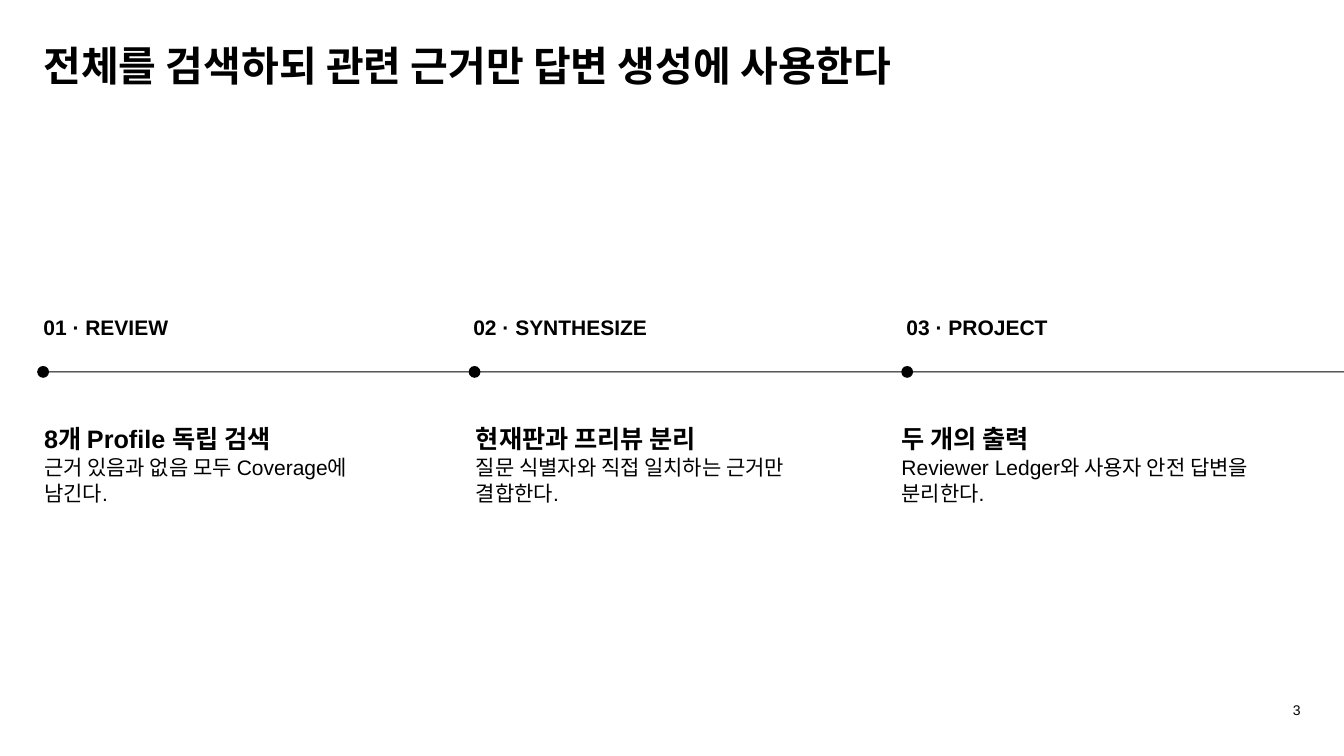
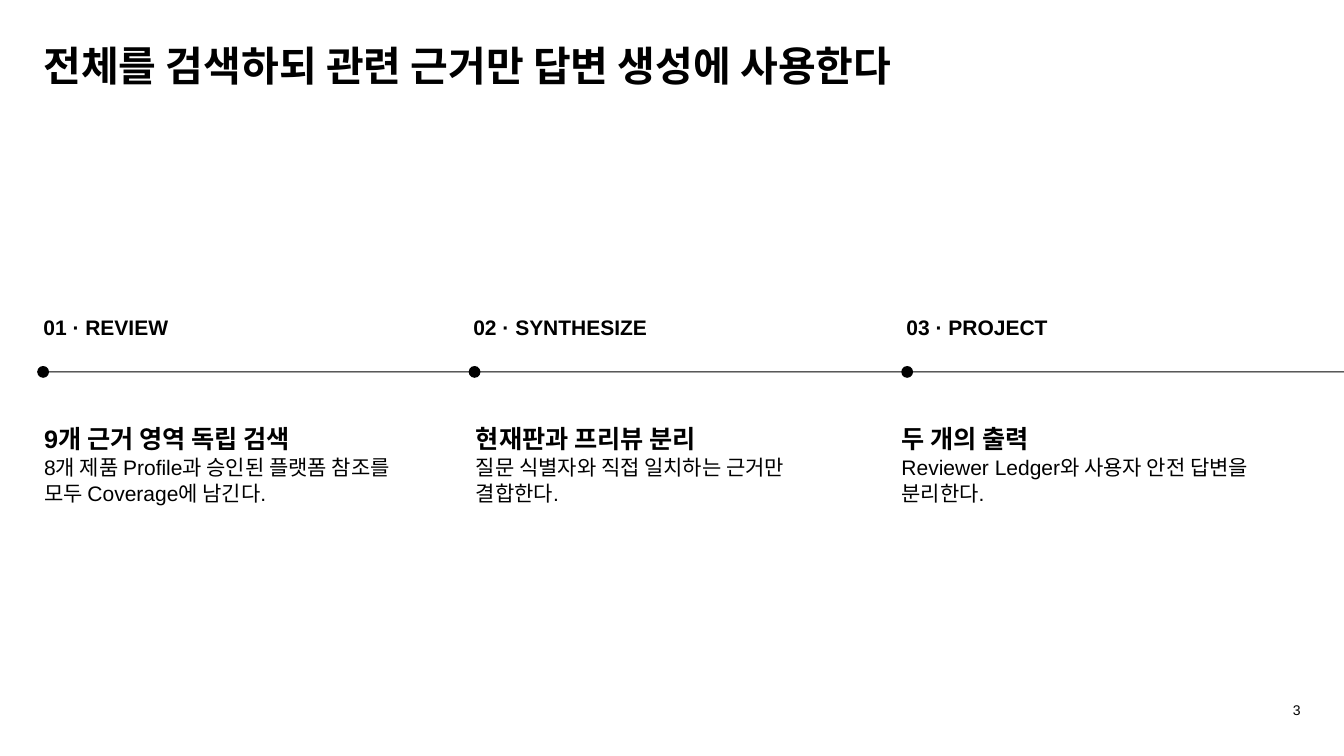
Before and after one commit to ablecloud-team/ablestack-techflow, a slide deck: slide 3 of output/presentation/techflow-versioned-safe-answer.pptx. Drawn at 1344x756 pixels with LibreOffice and Linux fonts; fonts in the diff are those of the drawing. Boxes give left, top, right and bottom in pixels: in the first picture for what was removed or moved away, otherwise in the second. Text is boxed around its words. In the diff, an @@ line names an element or a change of style, - is before the commit and + after.

```diff
--- a/output/presentation/techflow-versioned-safe-answer.pptx
+++ b/output/presentation/techflow-versioned-safe-answer.pptx
@@ text at [44,427,390,506]: text changed @@
-8개 Profile 독립 검색
-근거 있음과 없음 모두 Coverage에 남긴다.
+9개 근거 영역 독립 검색
+8개 제품 Profile과 승인된 플랫폼 참조를 모두 Coverage에 남긴다.
```
Also in this commit, not shown: 2 other slides changed, 25 other files.
